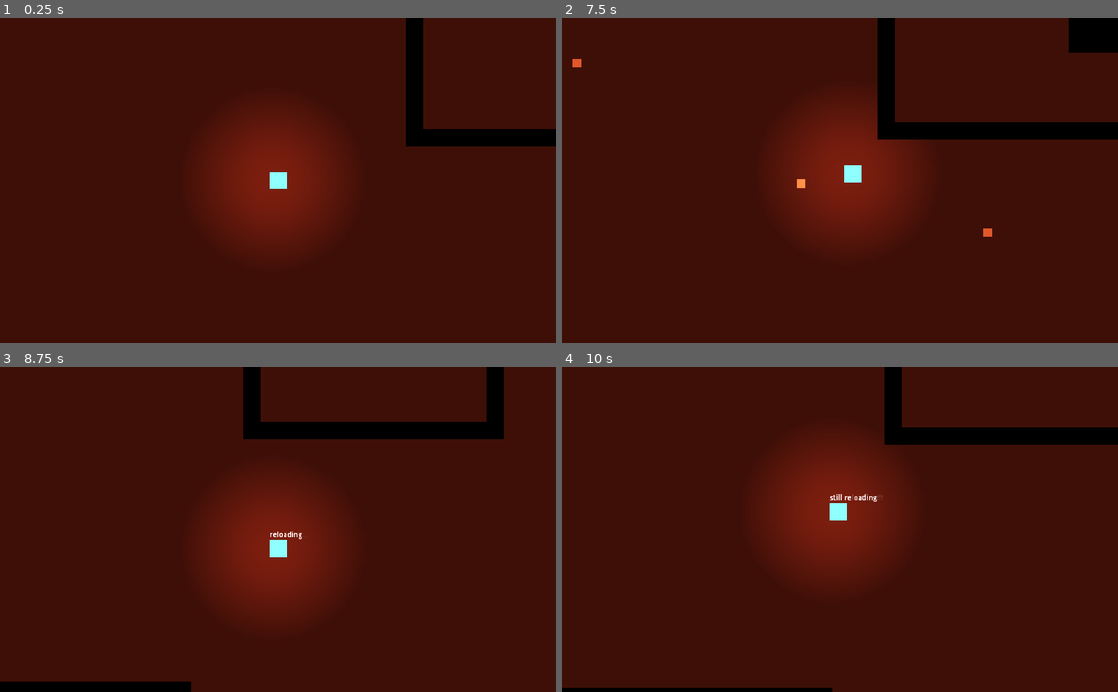
Above: before the commit, frames 1-4 (two rows, left to right).
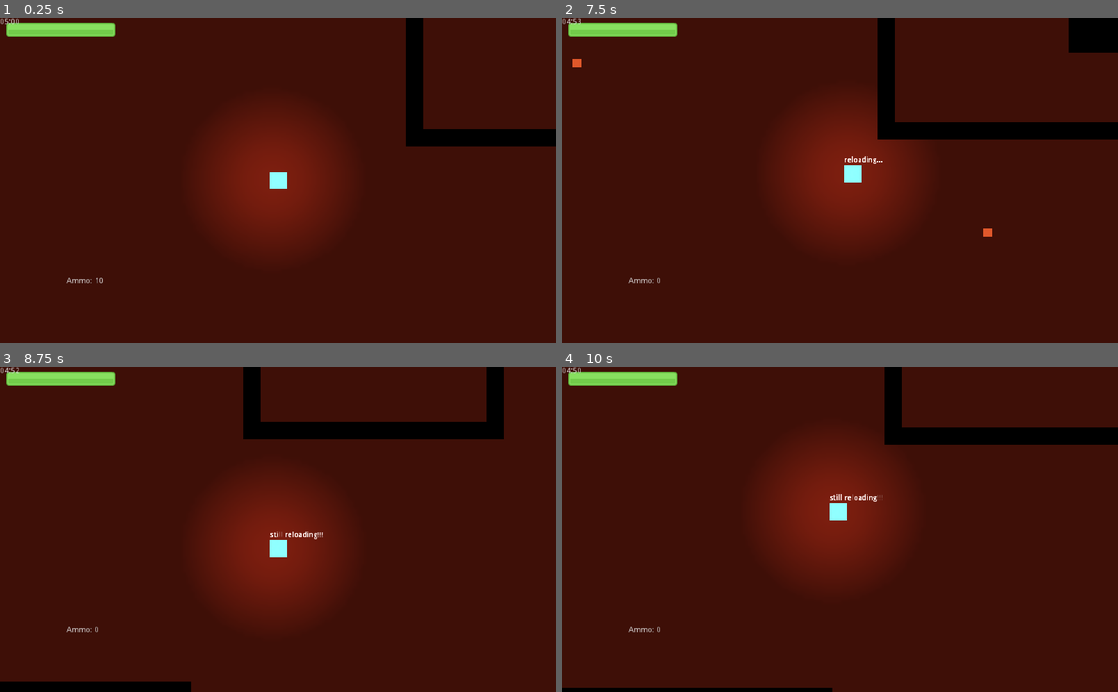
Above: after the commit, the same moments.

Repository: quiet-night-studio/redemption
Game: Godot game, scene res://scenes/Level.tscn
Same seed, same stepped clock (60 frames per second), same inputs: the game is played once before the commit and once after it.
Inputs (mouse positions are in pixels of both pictures, inside the frame that each line leads up to):
- Up to frame 1 (0.25 s): no input
- Up to frame 2 (7.5 s): tap Enter at 0.5 s; move the mouse to (962, 164) at 0.52 s; hold Right (ui_right) 0.53-1.28 s; click (962, 164) at 0.6 s; move the mouse to (728, 196) at 1.27 s; hold Down (ui_down) 1.28-2.03 s; click (728, 196) at 1.35 s; move the mouse to (895, 109) at 2.02 s; hold Right (ui_right) 2.03-2.78 s; click (895, 109) at 2.1 s; move the mouse to (812, 245) at 2.77 s; hold Up (ui_up) 2.78-3.53 s; click (812, 245) at 2.85 s; move the mouse to (1006, 229) at 3.52 s; hold Left (ui_left) 3.53-5.03 s; click (1006, 229) at 3.6 s; move the mouse to (673, 131) at 4.27 s; click (673, 131) at 4.35 s; move the mouse to (867, 180) at 5.02 s; hold Down (ui_down) 5.03-5.78 s; click (867, 180) at 5.1 s; move the mouse to (756, 99) at 5.77 s; hold Right (ui_right) 5.78-6.53 s; click (756, 99) at 5.85 s; move the mouse to (962, 164) at 6.52 s; hold Up (ui_up) 6.53-7.28 s; click (962, 164) at 6.6 s; move the mouse to (728, 196) at 7.27 s; hold Right (ui_right) from 7.28 s (still down); click (728, 196) at 7.35 s
- Up to frame 3 (8.75 s): move the mouse to (333, 458) at 8.02 s; release Right (ui_right) at 8.03 s; hold Down (ui_down) from 8.03 s (still down); click (333, 458) at 8.1 s
- Up to frame 4 (10 s): move the mouse to (812, 594) at 8.77 s; release Down (ui_down) at 8.78 s; hold Left (ui_left) 8.78-9.53 s; click (812, 594) at 8.85 s; move the mouse to (1006, 578) at 9.52 s; hold Up (ui_up) from 9.53 s (still down); click (1006, 578) at 9.6 s

The runs differ from the first frame. In frame 1, 0.9% of the frame differs, in the area x 0-21%, y 0-82%; in frame 2, 1.0%; in frame 3, 1.0%, in the area x 0-59%, y 0-82%; in frame 4, 0.9%.

Commit message:
Ammo Counter
Using GameManager.gd, I added an ammo counter to use as example.

It was the first idea that came to mind when first launching the game, as I wanted to know how many bullets I had once I discovered reloading was a feature.

Diff:
--- a/scenes/HealthDisplay.tscn
+++ b/scenes/HealthDisplay.tscn
@@ -13,3 +13,10 @@
 margin_bottom = -28.0
 value = 100.0
 texture_progress = ExtResource( 1 )
+
+[node name="Label" type="Label" parent="."]
+margin_left = 11.0
+margin_top = 415.0
+margin_right = 51.0
+margin_bottom = 429.0
+text = "Ammo: "
--- a/scenes/Level.tscn
+++ b/scenes/Level.tscn
@@ -113,7 +113,6 @@
 [node name="Enemies" type="Node" parent="."]
 
 [node name="CanvasLayer" type="CanvasLayer" parent="."]
-visible = false
 
 [node name="HealthDisplay" parent="CanvasLayer" instance=ExtResource( 3 )]
 position = Vector2( 112, 64 )
--- a/scripts/HealthDisplay.gd
+++ b/scripts/HealthDisplay.gd
@@ -4,3 +4,6 @@
 
 func update_healthbar(value):
 	healthbar.value -= value
+
+func _process(delta):
+	$Label.text = "Ammo: " + str(GameManager.current_bullets)
--- a/scripts/Player.gd
+++ b/scripts/Player.gd
@@ -12,9 +12,9 @@
 
 var max_health := 100
 var speed := 200
-var magazine_size := 10
+#var magazine_size := 10
 var reload_interval := 3
-var current_bullets := 0
+#var current_bullets := 0
 var current_state = State.NORMAL
 
 func _ready() -> void:
@@ -28,6 +28,7 @@
 func _on_reload_timer_timeout() -> void:
 	info_label.text = ""
 	current_state = State.NORMAL
+	GameManager.current_bullets = GameManager.magazine_size
 
 func get_movement() -> void:
 	var velocity = Vector2.ZERO
@@ -54,10 +55,10 @@
 			info_label.text = "still reloading!!!"
 			return
 
-		current_bullets += 1
-		if current_bullets > magazine_size:
+		GameManager.current_bullets -= 1
+		if GameManager.current_bullets <= 0:
 			info_label.text = "reloading..."
-			current_bullets = 0
+			GameManager.current_bullets = 0
 			current_state = State.RELOADING
 			reload_timer.start()
 			return
